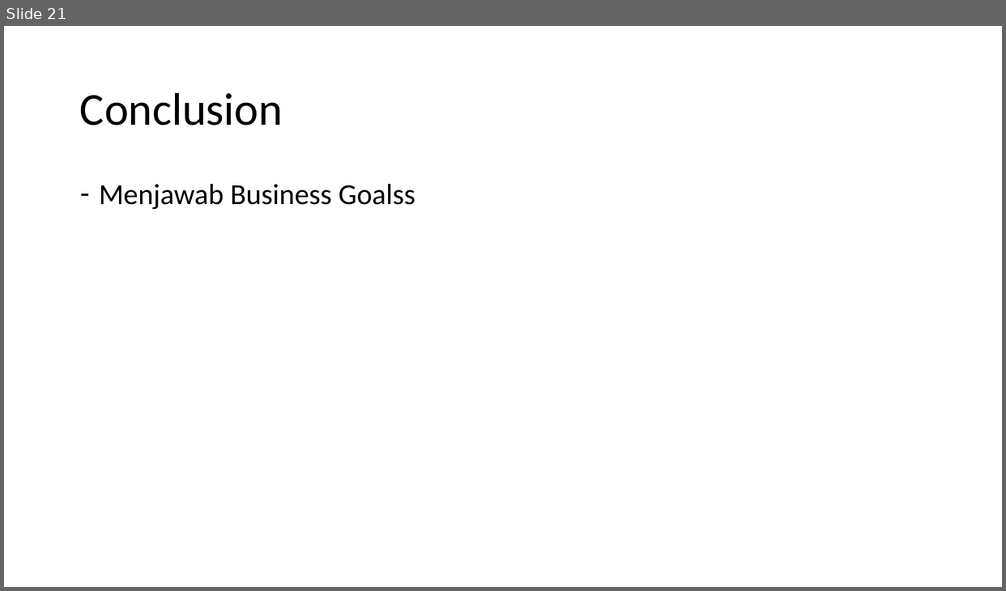
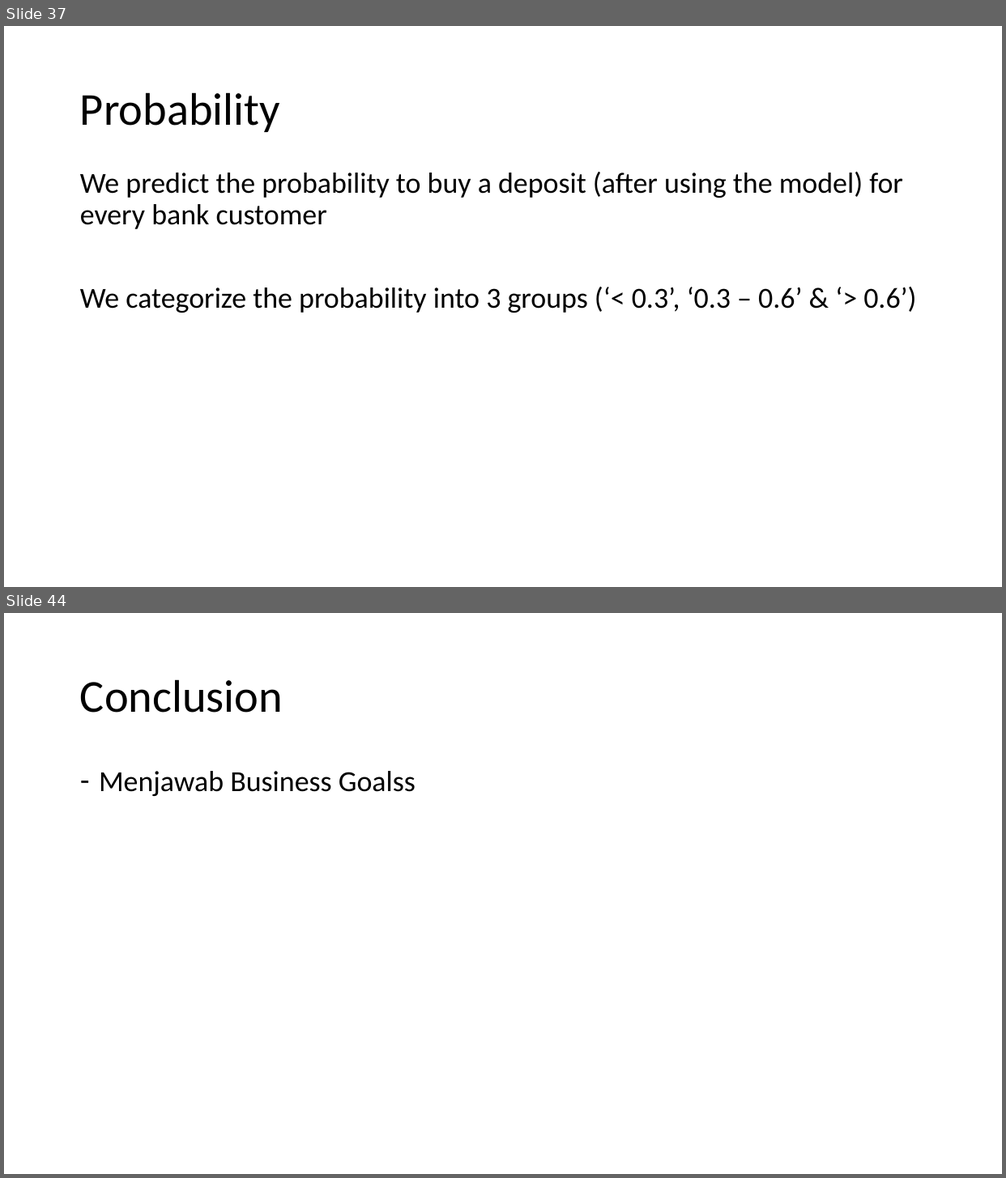
Before and after one commit to abdullahayas123/Tes-Model-Marketing-Scipy, a slide deck: Presentation.pptx. Shown one above the other, each under a label of ours: slide 21 before the commit, slides 37 and 44 after it; the slides between them are not shown. The pictures are 1006x591 and 1006x1178 pixels, drawn with LibreOffice and Linux fonts; fonts in the diff are those of the drawing. Boxes give left, top, right and bottom in pixels: in the first picture for what was removed or moved away, otherwise in the second. Text is boxed around its words. In the diff, an @@ line names an element or a change of style, - is before the commit and + after.

```diff
--- a/Presentation.pptx
+++ b/Presentation.pptx
@@ slide 37 added at (x1=4, y1=26, x2=1002, y2=587), background #FFFFFF @@
@@ title added at (x1=80, y1=92, x2=280, y2=132), 44 pt, text #000000 @@
+Probability
@@ text added at (x1=80, y1=172, x2=916, y2=313), 28 pt, text #000000 @@
+We predict the probability to buy a deposit (after using the model) for every bank customer
+We categorize the probability into 3 groups (‘< 0.3’, ‘0.3 – 0.6’ & ‘> 0.6’)
@@ what was slide 21 is now slide 44 @@
```
Also in this commit, not shown: 2 slides changed, 24 other slides added, 2 slides removed.
